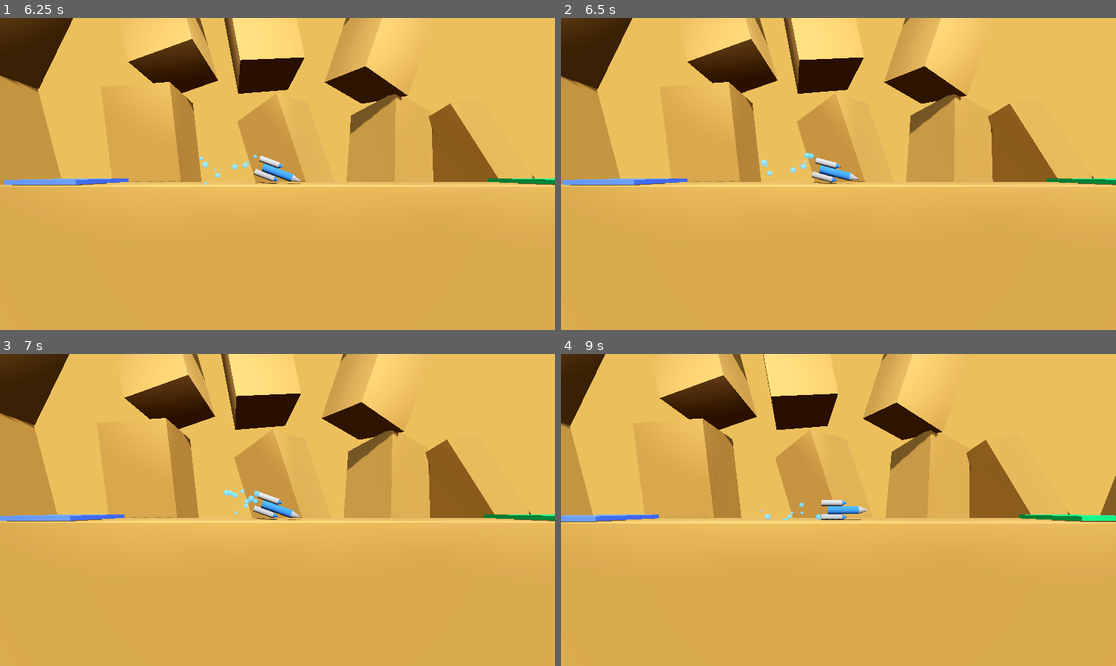
Above: before the commit, frames 1-4 (two rows, left to right).
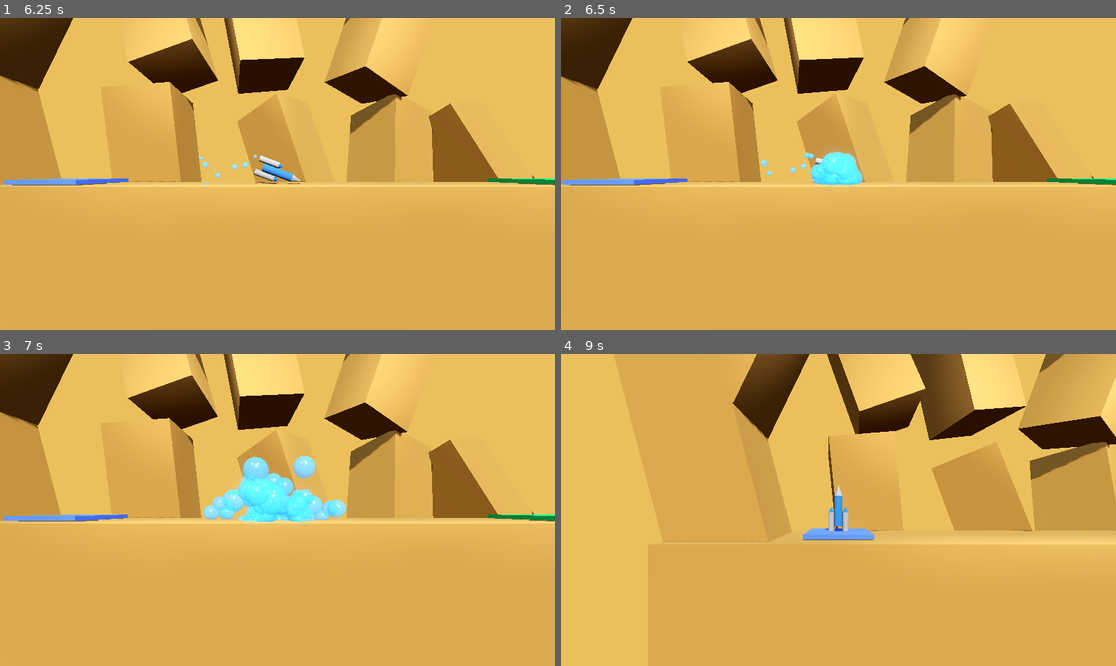
Above: after the commit, the same moments.

Repository: OutwardLightStudio/nexus
Game: Godot game, scene res://levels/level.tscn
Same seed, same stepped clock (60 frames per second), same inputs: the game is played once before the commit and once after it.
Inputs:
- Up to frame 1 (6.25 s): hold D (rotate_right) 0.53-1.28 s; hold Space (boost) 0.53-1.28 s; hold A (rotate_left) 1.28-2.03 s; tap Space (boost) every 1.5 s from 1.35 to 5.85 s; hold Space (boost) 2.03-2.78 s; hold D (rotate_right) 2.03-3.53 s; hold Space (boost) 3.53-4.28 s; hold A (rotate_left) 3.53-5.78 s; hold Space (boost) 5.03-5.78 s; hold D (rotate_right) from 5.78 s (still down)
- Up to frame 2 (6.5 s): keep holding D (rotate_right)
- Up to frame 3 (7 s): keep holding D (rotate_right); hold Space (boost) from 6.53 s (still down)
- Up to frame 4 (9 s): release Space (boost) at 7.28 s; tap Space (boost) at 7.35, 8.85 s; release D (rotate_right) at 8.03 s; hold Space (boost) 8.03-8.78 s; hold A (rotate_left) from 8.03 s (still down)

Frame 1 is identical in both runs. In frame 2, 0.8% of the frame differs, in the area x 2-78%, y 0-54%; in frame 3, 5.9%; in frame 4, 34%, in the area x 0-100%, y 0-62%.

Commit message:
Pop when on side for recovery period

Diff:
--- a/scenes/player.gd
+++ b/scenes/player.gd
@@ -40,6 +40,11 @@
 
 const UP_VECTOR := Vector3.UP
 const THRUST_VECTOR := Vector3.UP
+
+const RECOVERY = {
+	MAX_RECOVERY_TIME = 0.5,  # Time allowed to recover from tipping over
+	CHECK_INTERVAL = 0.1      # How often to update recovery status
+}
 #endregion
 
 #region Exported Parameters
@@ -87,6 +92,9 @@
 			is_thrusting = value
 			booster_particles.emitting = value
 			bubbles_sound.playing = value
+
+var time_since_critical_tilt: float = 0.0  # Tracks how long we've been tipped over
+var last_tilt_check_time: float = 0.0      # Helps optimize tilt checking
 #endregion
 
 #region Lifecycle Methods
@@ -101,6 +109,7 @@
 	process_movement(delta)
 	process_stability(delta)
 	process_landing(delta)
+	process_recovery(delta)
 
 func _connect_signals() -> void:
 	if not crashed.is_connected(_on_crashed):
@@ -250,3 +259,25 @@
 		if not next_level.is_empty():
 			level_finished.emit(next_level)
 #endregion
+
+#region Recovery
+func process_recovery(delta: float) -> void:
+	# Only update our check periodically to avoid unnecessary calculations
+	last_tilt_check_time += delta
+	if last_tilt_check_time < RECOVERY.CHECK_INTERVAL:
+		return
+	last_tilt_check_time = 0.0
+
+	var current_tilt = get_tilt_angle()
+
+	# If we're critically tipped and not on a landing pad
+	if current_tilt >= critical_tipping_angle and not is_on_landing_pad:
+		time_since_critical_tilt += delta
+
+		# If we've been tipped too long, crash
+		if time_since_critical_tilt >= RECOVERY.MAX_RECOVERY_TIME:
+			start_crash_sequence()
+	else:
+		# Reset the timer if we're not critically tipped
+		time_since_critical_tilt = 0.0
+#endregion
